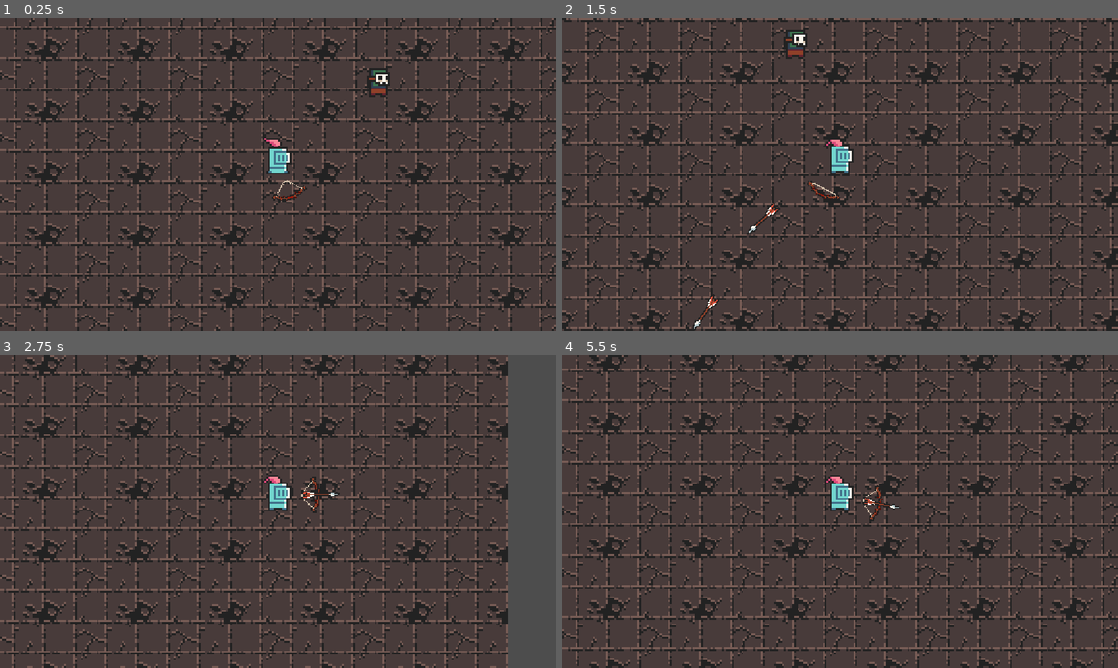
Above: before the commit, frames 1-4 (two rows, left to right).
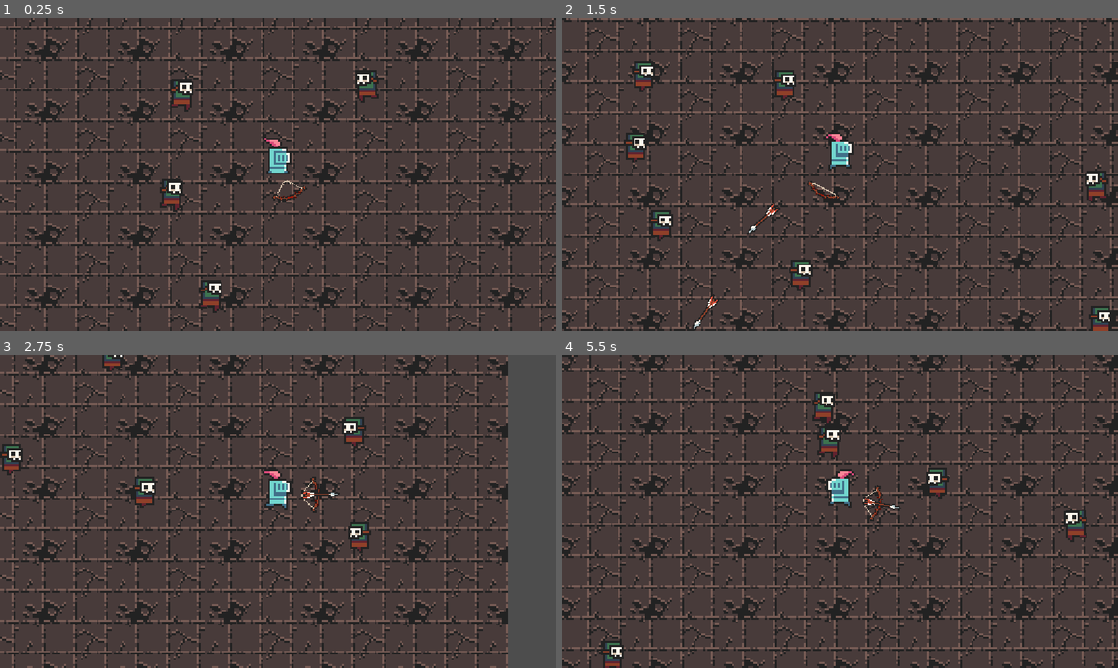
Above: after the commit, the same moments.

Repository: lancatlin/HumanError
Game: Godot game, scene res://scenes/game.tscn
Two runs of this game, one before a commit and one after it. Both use one fixed random seed, a clock stepped at 60 frames per second and the inputs below.
Inputs:
- Up to frame 1 (0.25 s): no input
- Up to frame 2 (1.5 s): hold Right (move_right) 0.53-1.28 s; hold Space (fire) 0.53-1.28 s; hold Down (move_down) from 1.28 s (still down); tap Space (fire) at 1.35 s
- Up to frame 3 (2.75 s): release Down (move_down) at 2.03 s; hold Right (move_right) from 2.03 s (still down); hold Space (fire) from 2.03 s (still down)
- Up to frame 4 (5.5 s): release Right (move_right) at 2.78 s; release Space (fire) at 2.78 s; hold Up (move_up) 2.78-3.53 s; tap Space (fire) at 2.85, 4.35 s; hold Space (fire) 3.53-4.28 s; hold Left (move_left) 3.53-5.03 s; hold Down (move_down) from 5.03 s (still down); hold Space (fire) from 5.03 s (still down)

The runs differ from the first frame. In frame 1, 1.4% of the frame differs, in the area x 28-71%, y 16-95%; in frame 2, 2.6%; in frame 3, 1.6%; in frame 4, 39%, in the area x 0-100%, y 0-100%.

Commit message:
flip direction

Diff:
--- a/scenes/game.tscn
+++ b/scenes/game.tscn
@@ -262,8 +262,51 @@
 script = ExtResource("5_u5sy4")
 
 [node name="ZombieManager" type="Node2D" parent="." unique_id=932954026]
+unique_name_in_owner = true
 
 [node name="Zombie" parent="ZombieManager" unique_id=617884653 instance=ExtResource("6_p57ef")]
 position = Vector2(315, 148)
 
+[node name="Zombie2" parent="ZombieManager" unique_id=1975369732 instance=ExtResource("6_p57ef")]
+position = Vector2(209, 153)
+
+[node name="Zombie3" parent="ZombieManager" unique_id=63526586 instance=ExtResource("6_p57ef")]
+position = Vector2(203, 209)
+
+[node name="Zombie4" parent="ZombieManager" unique_id=1040880947 instance=ExtResource("6_p57ef")]
+position = Vector2(226, 264)
+
+[node name="Zombie5" parent="ZombieManager" unique_id=33673306 instance=ExtResource("6_p57ef")]
+position = Vector2(324, 296)
+
+[node name="Zombie6" parent="ZombieManager" unique_id=473255100 instance=ExtResource("6_p57ef")]
+position = Vector2(478, 224)
+
+[node name="Zombie7" parent="ZombieManager" unique_id=432999811 instance=ExtResource("6_p57ef")]
+position = Vector2(473, 291)
+
+[node name="Zombie8" parent="ZombieManager" unique_id=1328587118 instance=ExtResource("6_p57ef")]
+position = Vector2(459, 86)
+
+[node name="Zombie9" parent="ZombieManager" unique_id=1595058300 instance=ExtResource("6_p57ef")]
+position = Vector2(390, 58)
+
+[node name="Zombie10" parent="ZombieManager" unique_id=1612145635 instance=ExtResource("6_p57ef")]
+position = Vector2(270, 53)
+
+[node name="Zombie11" parent="ZombieManager" unique_id=399461590 instance=ExtResource("6_p57ef")]
+position = Vector2(60, 48)
+
+[node name="Zombie12" parent="ZombieManager" unique_id=1303335703 instance=ExtResource("6_p57ef")]
+position = Vector2(82, 157)
+
+[node name="Zombie13" parent="ZombieManager" unique_id=1270189399 instance=ExtResource("6_p57ef")]
+position = Vector2(51, 265)
+
+[node name="Zombie14" parent="ZombieManager" unique_id=1219456419 instance=ExtResource("6_p57ef")]
+position = Vector2(85, 322)
+
+[node name="Zombie15" parent="ZombieManager" unique_id=1621326673 instance=ExtResource("6_p57ef")]
+position = Vector2(170, 318)
+
 [connection signal="shoot_arrow" from="Player/Bow" to="ArrowManager" method="_on_bow_shoot_arrow"]
--- a/scenes/player.gd
+++ b/scenes/player.gd
@@ -3,6 +3,7 @@
 
 const SPEED = 100.0
 const JUMP_VELOCITY = -400.0
+@onready var animated_sprite_2d: AnimatedSprite2D = $AnimatedSprite2D
 
 
 func _physics_process(delta: float) -> void:
@@ -12,6 +13,7 @@
 	var x_direction := Input.get_axis("move_left", "move_right")
 	if x_direction:
 		velocity.x = x_direction * SPEED
+		animated_sprite_2d.flip_h = x_direction < 0
 	else:
 		velocity.x = move_toward(velocity.x, 0, SPEED)
 
@@ -20,6 +22,11 @@
 	else:
 		velocity.y = move_toward(velocity.y, 0, SPEED)
 
+	if x_direction or y_direction:
+		animated_sprite_2d.play("run")
+	else:
+		animated_sprite_2d.play("idle")
+
 	move_and_slide()
 
 
@@ -27,5 +34,8 @@
 	queue_free()
 
 
-func _on_health_component_health_changed(current: int, max: int) -> void:
+
+func _on_health_component_health_changed(current: int, changed: int, max: int) -> void:
+	if changed < 0:
+		pass
 	print("HP: %d/%d" % [current, max])
--- a/scenes/player.tscn
+++ b/scenes/player.tscn
@@ -70,7 +70,7 @@
 "texture": SubResource("AtlasTexture_ur7pv")
 }],
 "loop": 1,
-"name": &"new_animation",
+"name": &"run",
 "speed": 10.0
 }]
 
@@ -88,7 +88,6 @@
 sprite_frames = SubResource("SpriteFrames_nqmjc")
 animation = &"idle"
 autoplay = "idle"
-frame_progress = 0.25694525
 
 [node name="CollisionShape2D" type="CollisionShape2D" parent="." unique_id=834864266]
 position = Vector2(0, -8)
--- a/scenes/zombie.tscn
+++ b/scenes/zombie.tscn
@@ -89,7 +89,7 @@
 sprite_frames = SubResource("SpriteFrames_nqmjc")
 animation = &"idle"
 autoplay = "idle"
-frame_progress = 0.8776548
+frame_progress = 0.5213653
 
 [node name="CollisionShape2D" type="CollisionShape2D" parent="." unique_id=947368130]
 position = Vector2(1, -8)
@@ -111,4 +111,9 @@
 position = Vector2(1, -7.5)
 shape = SubResource("RectangleShape2D_rs4xq")
 
+[node name="RebornTimer" type="Timer" parent="." unique_id=1934397008]
+wait_time = 5.0
+one_shot = true
+
 [connection signal="died" from="HealthComponent" to="." method="_on_health_component_died"]
+[connection signal="timeout" from="RebornTimer" to="." method="_on_reborn_timer_timeout"]
--- a/scripts/arrow.gd
+++ b/scripts/arrow.gd
@@ -24,7 +24,6 @@
 
 
 func _on_timer_timeout() -> void:
-	print("timeout")
 	destroy()
 
 
--- a/scripts/health_component.gd
+++ b/scripts/health_component.gd
@@ -6,15 +6,18 @@
 
 var hp = MAX_HP
 
-signal health_changed(current: int, max: int)
+signal health_changed(current: int, change: int, max: int)
 signal died
 
 func _ready() -> void:
 	hp = MAX_HP
 
 func damage(attack: Attack):
-	print('received attack!')
 	hp -= attack.get_physical()
-	health_changed.emit(hp, MAX_HP)
+	health_changed.emit(hp, -attack.get_physical(), MAX_HP)
 	if hp <= 0:
 		died.emit()
+
+func reset():
+	hp = MAX_HP
+	health_changed.emit(hp, MAX_HP)
--- a/scripts/zombie.gd
+++ b/scripts/zombie.gd
@@ -1,4 +1,28 @@
 extends CharacterBody2D
+
+@onready var player: CharacterBody2D = %Player
+@onready var animated_sprite: AnimatedSprite2D = $AnimatedSprite2D
+@onready var reborn_timer: Timer = $RebornTimer
+@onready var health_component: HealthComponent = $HealthComponent
+
+
+const SPEED: int = 20
+const SEARCH_DISTANCE: int = 150
+
+
+func _process(delta: float):
+	var diff: Vector2 = player.position - position
+	if diff.length() < SEARCH_DISTANCE:
+		position += diff.normalized() * SPEED * delta
+		animated_sprite.flip_h = diff.x < 0
+		animated_sprite.play("chase")
+	else:
+		animated_sprite.play("idle")
+
 
 func _on_health_component_died() -> void:
 	queue_free()
+
+
+func _on_reborn_timer_timeout() -> void:
+	pass
